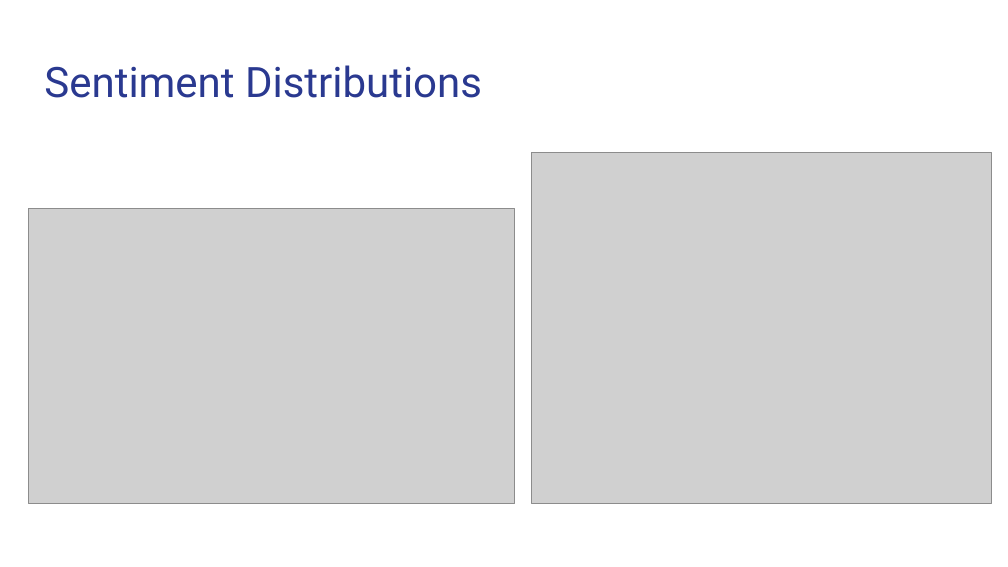
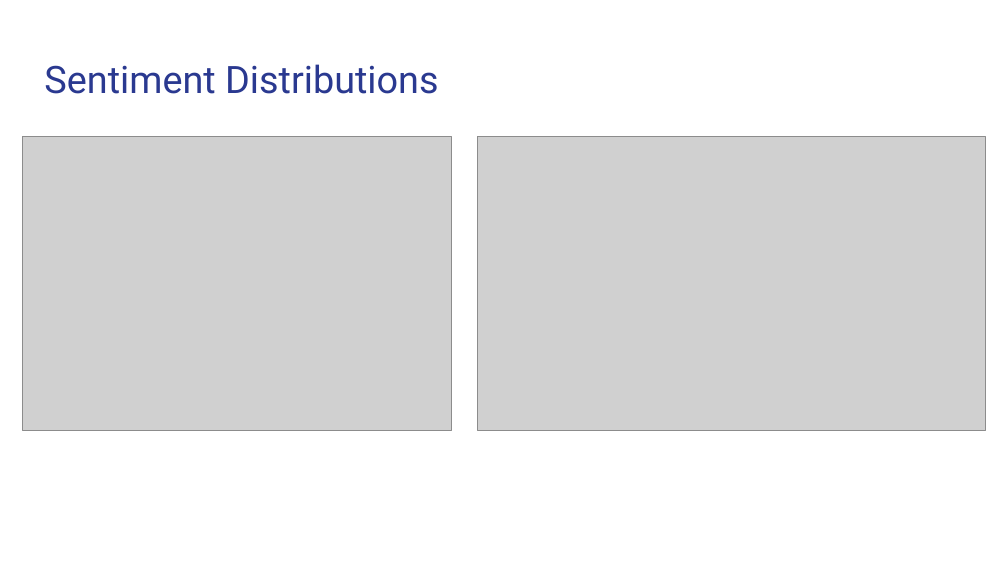
Before and after one commit to aduchini/Final_project, a slide deck: slide 12 of Presentation_WarInUkraine.pptx (slide 8 before the commit). Drawn at 1008x567 pixels with LibreOffice and Linux fonts; fonts in the diff are those of the drawing; grey boxes stand for pictures. Boxes give left, top, right and bottom in pixels: in the first picture for what was removed or moved away, otherwise in the second. Text is boxed around its words. In the diff, an @@ line names an element or a change of style, - is before the commit and + after.

```diff
--- a/Presentation_WarInUkraine.pptx
+++ b/Presentation_WarInUkraine.pptx
@@ title "Sentiment Distributions" at [44, 64, 438, 94]: size 30 to 27 pt @@
@@ picture: place and size @@
-picture at [28, 209, 514, 504]
+picture at [22, 137, 452, 430]
@@ picture: place and size @@
-picture at [531, 153, 991, 504]
+picture at [478, 137, 986, 430]
```
Also in this commit, not shown: 6 other slides changed, 18 slides added, 4 slides removed, 3 other files.
